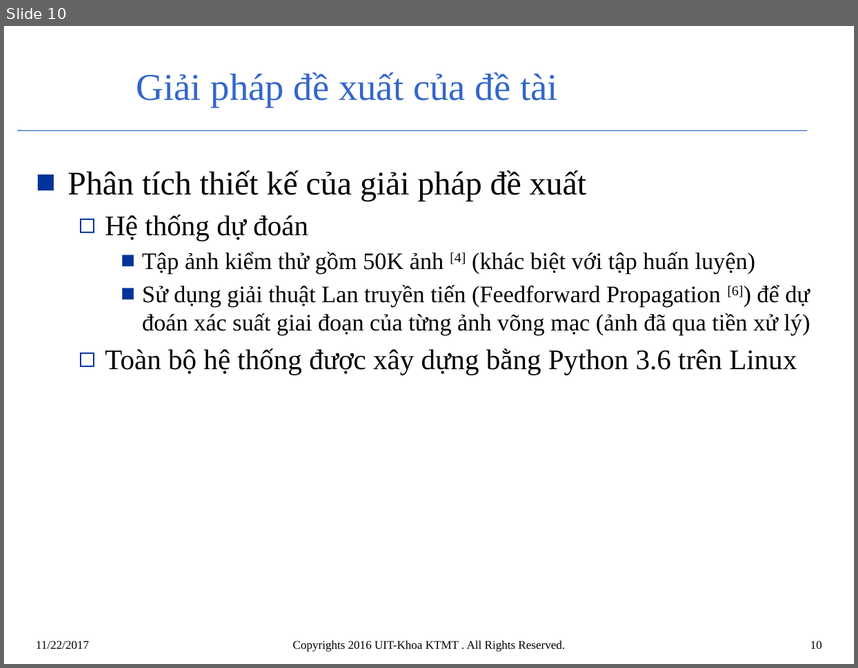
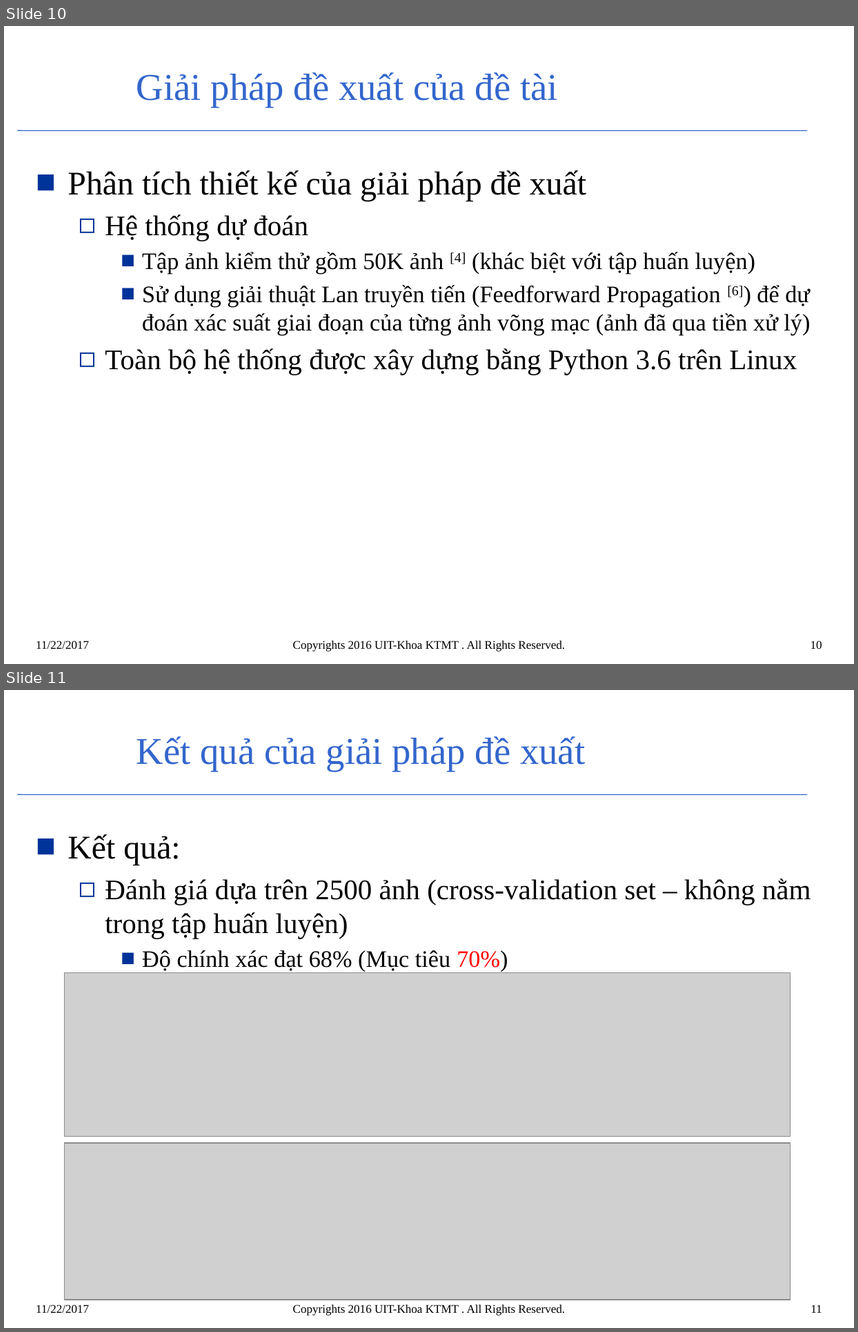
Before and after one commit to Huyvu7495/diabetic-retinopathy-deep-learning, a slide deck: paper/Mau_BaoCao_LVTN_Trinhbay.pptx. Shown one above the other, each under a label of ours: slide 10 before the commit, slides 10 and 11 after it. The pictures are 858x668 and 858x1332 pixels, drawn with LibreOffice and Linux fonts; fonts in the diff are those of the drawing; grey boxes stand for pictures; background and template pictures are left out. Boxes give left, top, right and bottom in pixels: in the first picture for what was removed or moved away, otherwise in the second. Text is boxed around its words. In the diff, an @@ line names an element or a change of style, - is before the commit and + after.

```diff
--- a/paper/Mau_BaoCao_LVTN_Trinhbay.pptx
+++ b/paper/Mau_BaoCao_LVTN_Trinhbay.pptx
@@ slide 11 added at [4, 690, 854, 1328], background #FFFFFF; not listed: 2 template elements that a slide beside it also shows @@
@@ title added at [136, 736, 585, 771], 32 pt, text #3366CC @@
+Kết quả của giải pháp đề xuất
@@ text added at [67, 834, 811, 972], 24 pt, text #000000 @@
+■ Kết quả:
+  ◻ Đánh giá dựa trên 2500 ảnh (cross-validation set – không nằm trong tập huấn luyện)
+    ■ Độ chính xác đạt 68% (Mục tiêu 70%)
@@ picture added at [64, 972, 791, 1136] @@
@@ picture added at [64, 1142, 791, 1299] @@
@@ text added at [36, 1304, 89, 1312], 10 pt, text #000000 @@
+11/22/2017
@@ text added at [293, 1304, 565, 1315], 10 pt, text #000000 @@
+Copyrights 2016 UIT-Khoa KTMT . All Rights Reserved.
@@ page number added at [811, 1305, 822, 1312], 10 pt, text #000000 @@
+11
```
Also in this commit, not shown: 2 slides changed, 2 other files.
